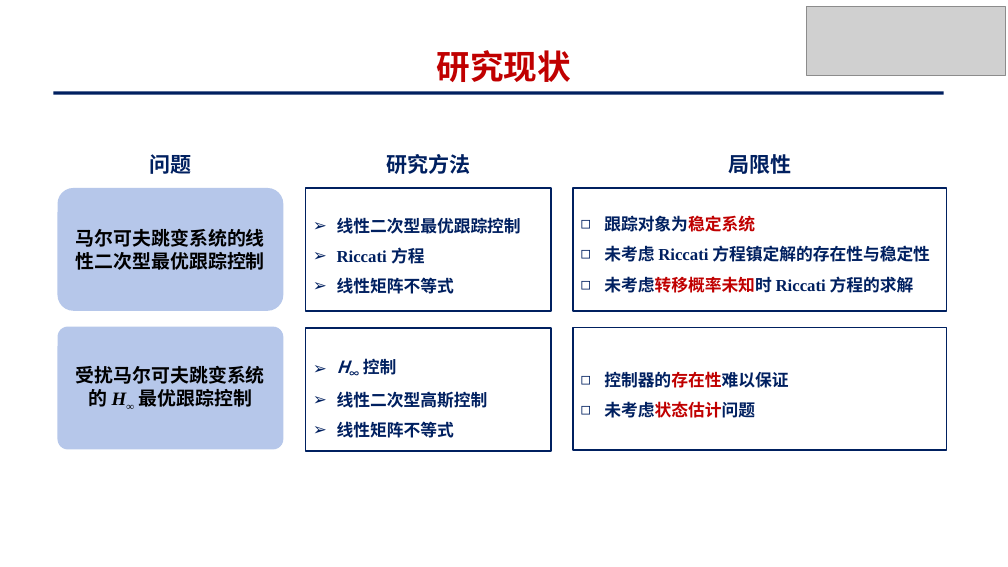
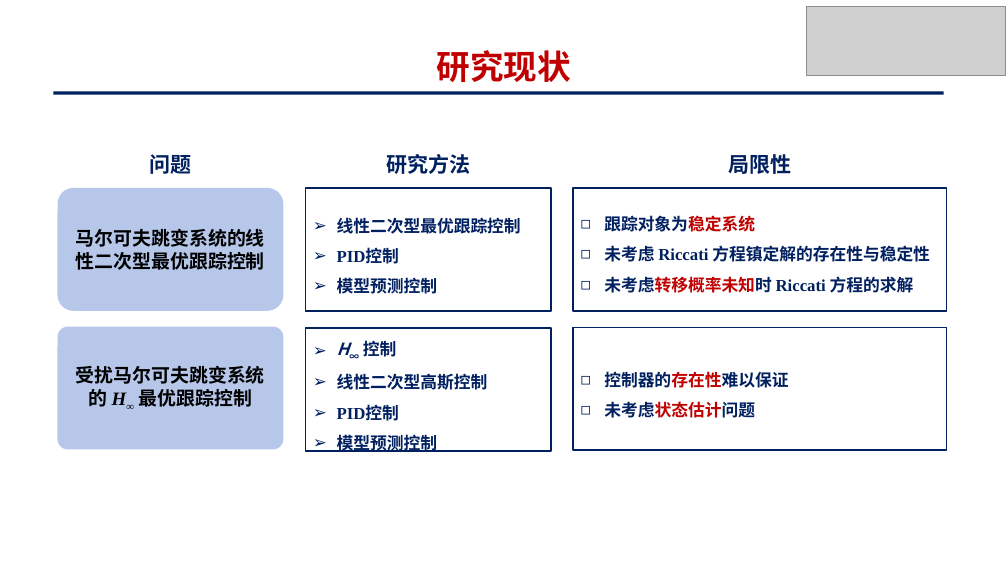
Before and after one commit to yck0609/master-thesis, a slide deck: slide 7 of PPT/基于策略迭代的马尔可夫跳变系统最优跟踪控制_姚才康_0505.pptx. Drawn at 1008x567 pixels with LibreOffice and Linux fonts; fonts in the diff are those of the drawing; grey boxes stand for pictures. Boxes give left, top, right and bottom in pixels: in the first picture for what was removed or moved away, otherwise in the second. Text is boxed around its words. In the diff, an @@ line names an element or a change of style, - is before the commit and + after.

```diff
--- a/PPT/基于策略迭代的马尔可夫跳变系统最优跟踪控制_姚才康_0505.pptx
+++ b/PPT/基于策略迭代的马尔可夫跳变系统最优跟踪控制_姚才康_0505.pptx
@@ text at bbox=[337, 248, 437, 294]: text changed @@
-➢ Riccati 方程
-➢ 线性矩阵不等式
+➢ PID控制
+➢ 模型预测控制
@@ text "H∞ 控制": place and size @@
-text "H∞ 控制" at bbox=[337, 358, 488, 438]
+text "H∞ 控制" at bbox=[337, 340, 488, 454]
@@ text at bbox=[337, 405, 437, 454]: text changed @@
-➢ 线性矩阵不等式
+➢ PID控制
+➢ 模型预测控制
```
Also in this commit, not shown: 1 other slide changed, 32 other files.
